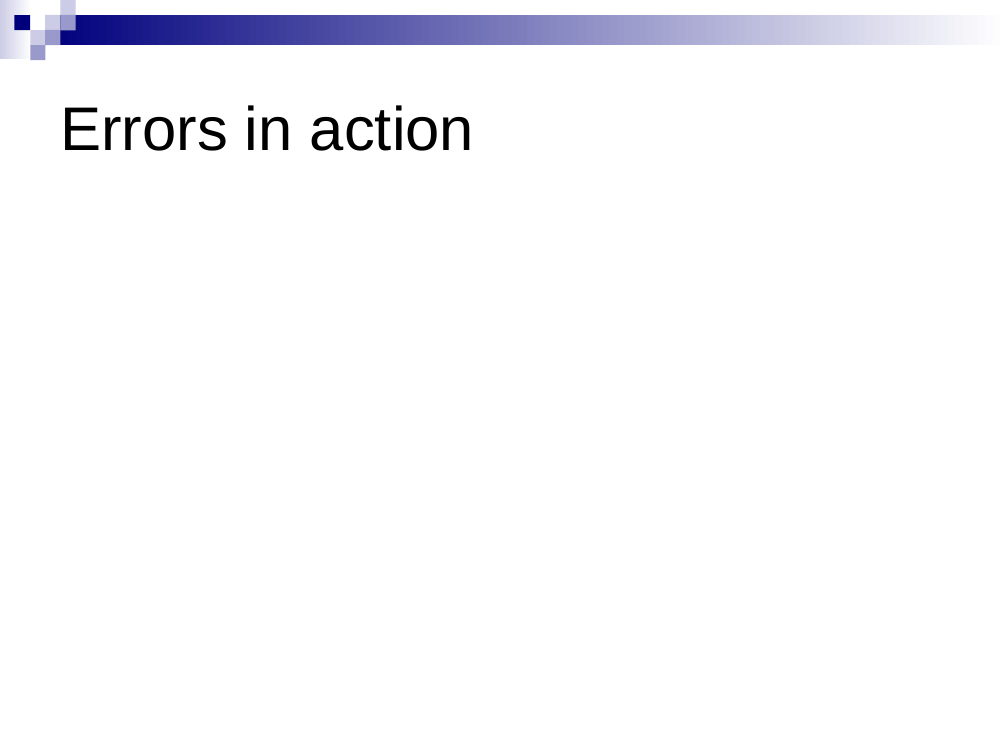
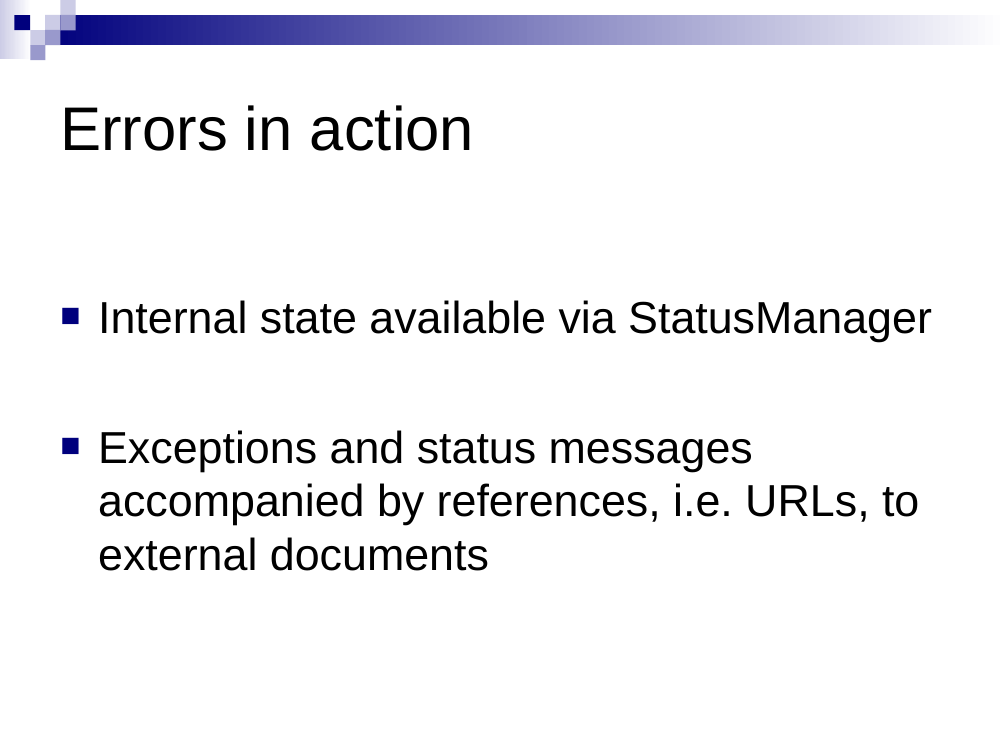
Before and after one commit to qos-ch/logback, a slide deck: slide 16 of logback-site/src/site/resources/10reasons.ppt (slide 15 before the commit). Drawn at 1008x756 pixels with LibreOffice and Linux fonts; fonts in the diff are those of the drawing; background and template pictures are left out. Boxes give left, top, right and bottom in pixels: in the first picture for what was removed or moved away, otherwise in the second. Text is boxed around its words. In the diff, an @@ line names an element or a change of style, - is before the commit and + after.

```diff
--- a/logback-site/src/site/resources/10reasons.ppt
+++ b/logback-site/src/site/resources/10reasons.ppt
@@ text added at (x1=98, y1=300, x2=932, y2=571), 32 pt, text #000000 @@
+■ Internal state available via StatusManager
+■ Exceptions and status messages accompanied by references, i.e. URLs, to external documents
```
Also in this commit, not shown: 3 other slides changed, 3 slides added, 1 slide removed, 1 other file.
